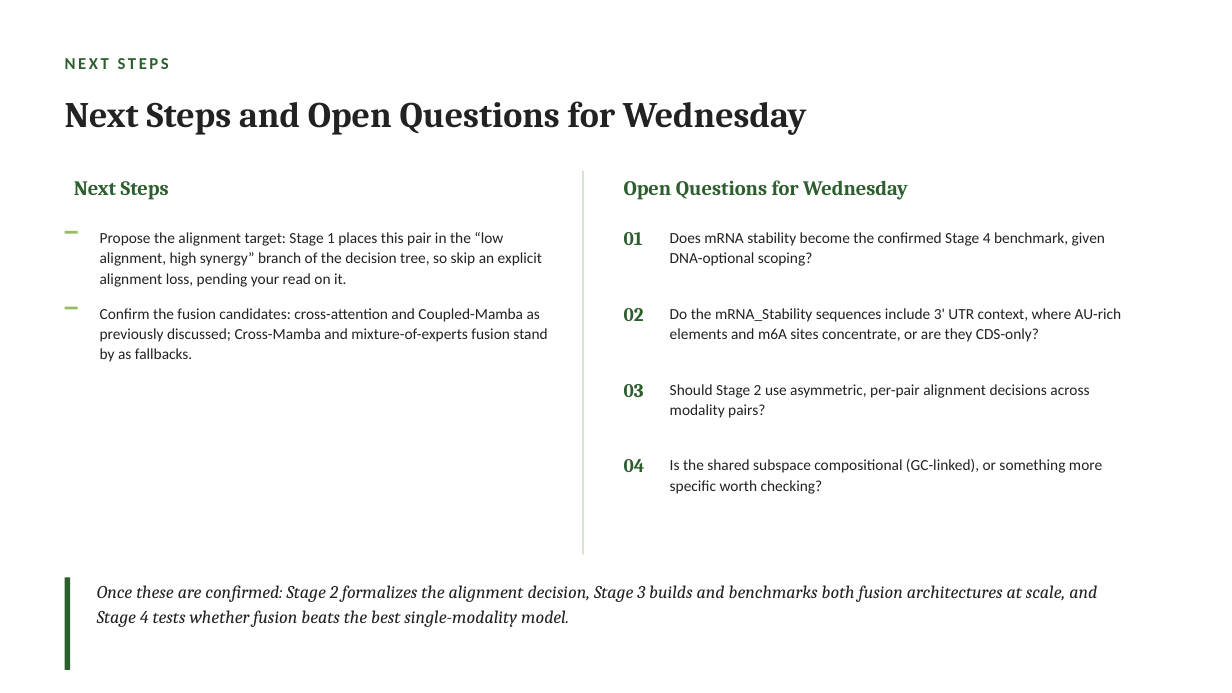
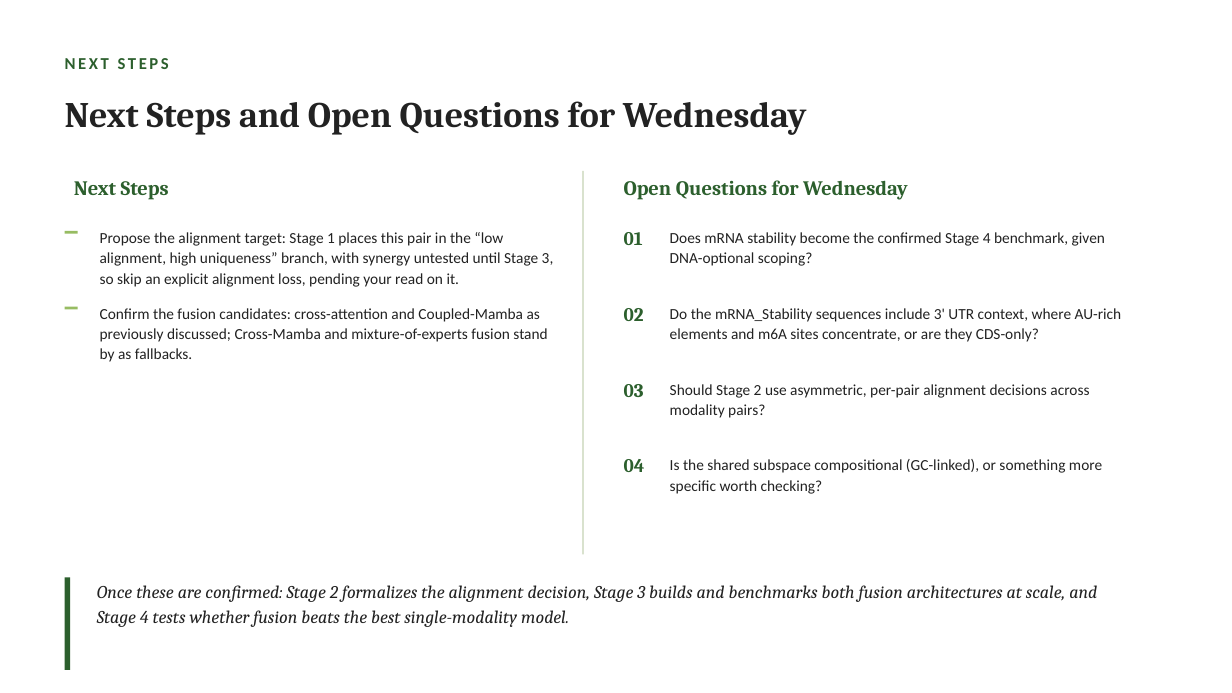
Before and after one commit to jtmckinley4/RNA-Protein-Multimodal-Fusion, a slide deck: slide 6 of Notes/Mina_Meeting_Slides_2026-09-23.pptx. Drawn at 1232x693 pixels with LibreOffice and Linux fonts; fonts in the diff are those of the drawing. Boxes give left, top, right and bottom in pixels: in the first picture for what was removed or moved away, otherwise in the second. Text is boxed around its words. In the diff, an @@ line names an element or a change of style, - is before the commit and + after.

```diff
--- a/Notes/Mina_Meeting_Slides_2026-09-23.pptx
+++ b/Notes/Mina_Meeting_Slides_2026-09-23.pptx
@@ text at [100,232,554,287]: text changed @@
-Propose the alignment target: Stage 1 places this pair in the “low alignment, high synergy” branch of the decision tree, so skip an explicit alignment loss, pending your read on it.
+Propose the alignment target: Stage 1 places this pair in the “low alignment, high uniqueness” branch, with synergy untested until Stage 3, so skip an explicit alignment loss, pending your read on it.
```
Also in this commit, not shown: 2 other slides changed, 3 other files.
